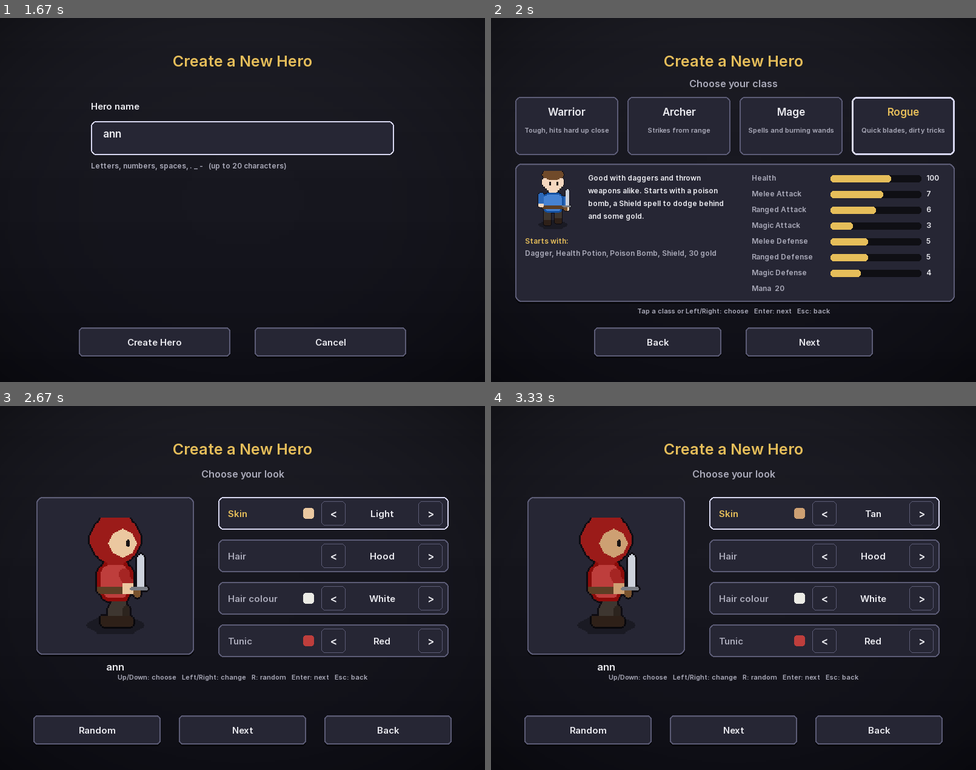
Above: before the commit, frames 1-4 (two rows, left to right).
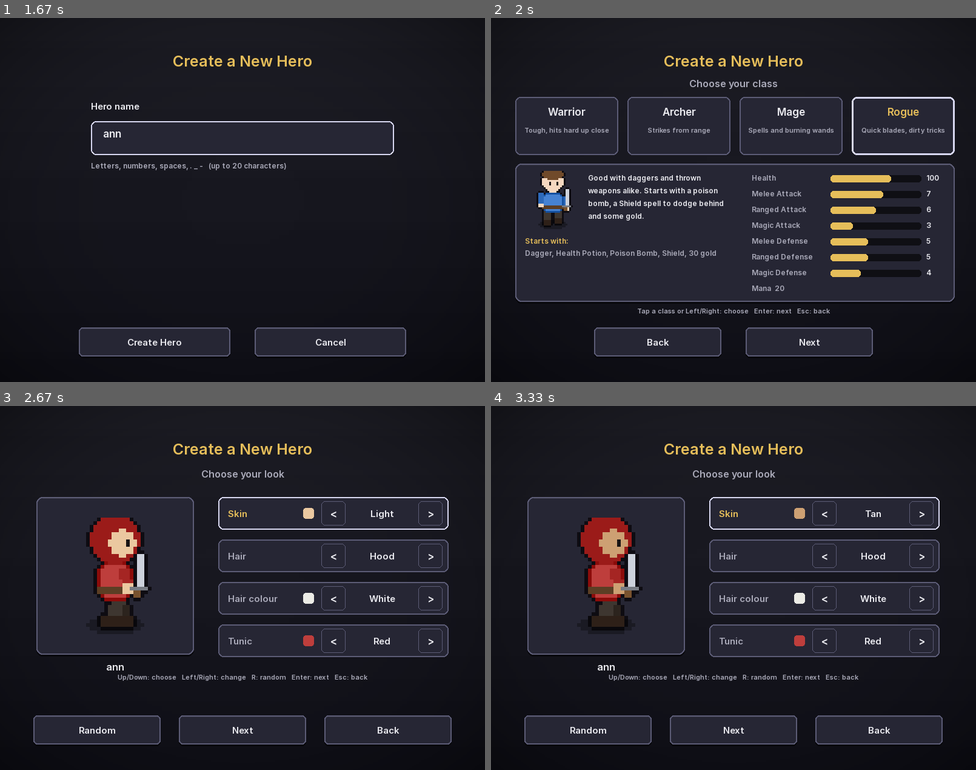
Above: after the commit, the same moments.

Repository: LucKaempfer/RPG_Ai
Game: pygame game, started from main.py
Two runs of this game, one before a commit and one after it. Both use one fixed random seed, a clock stepped at 60 frames per second and the inputs below.
Inputs (mouse positions are in pixels of both pictures, inside the frame that each line leads up to):
- Up to frame 1 (1.67 s): press the mouse at (242, 229) at 0.37 s; move the mouse to (300, 210) at 0.47 s; release the mouse at (354, 192) at 0.6 s; click (242, 341) at 0.72 s; press the mouse at (242, 232) at 1.03 s; move the mouse to (291, 192) at 1.13 s; release the mouse at (344, 152) at 1.27 s; type "ann" at 1.33 s
- Up to frame 2 (2 s): tap Enter at 1.67 s; type "a" at 1.88 s
- Up to frame 3 (2.67 s): tap Enter at 2.02 s; press the mouse at (97, 729) at 2.47 s; move the mouse to (150, 598) at 2.57 s
- Up to frame 4 (3.33 s): release the mouse at (694, 471) at 2.7 s; hold Right 2.77-3.23 s; move the mouse to (825, 555) at 3.32 s

Frame 1 is identical in both runs. In frame 2, 0.1% of the frame differs, in the area x 9-17%, y 42-57%; in frame 3, 0.4%, in the area x 17-32%, y 30-61%; in frame 4, 0.4%.

Commit message:
Drop the smoothing: hard pixel blocks when the window is enlarged
The Scale2x + smoothscale pipeline rounded sprite edges and softened
the picture. Enlarging now uses nearest-neighbour scaling (each canvas
pixel a solid block); only shrinking (phone menus) is still smoothed.
Big sprite views use plain pixel scaling with a one-pixel outline.

Co-Authored-By: Claude Opus 5.5 <noreply@anthropic.com>
Claude-Session: https://claude.ai/code/session_01JQPPBYK5yXeMXXkcSRQDHz

Diff:
--- a/pygame_rpg/assets.py
+++ b/pygame_rpg/assets.py
@@ -193,25 +193,22 @@
 
 def upscale(surf: pygame.Surface, size, outline=False) -> pygame.Surface:
     """``surf`` enlarged to ``size`` (an int for a square, or (w, h))
-    for a large view of a 32 px sprite: Scale2x (which rounds off the
-    stair steps of diagonal edges, so curves and slopes look drawn at
-    the higher resolution) while it fits, then plain pixel scaling for
-    the rest.  ``outline`` adds a thin dark outline (about half a
-    sprite pixel) so a big character stands out from the background."""
+    for a large view of a 32 px sprite, every sprite pixel a solid
+    block (no smoothing).  ``outline`` adds a dark outline one sprite
+    pixel thick so a big character stands out from the background."""
     w, h = (size, size) if isinstance(size, int) else size
-    while surf.get_width() * 2 <= w and surf.get_height() * 2 <= h:
-        surf = pygame.transform.scale2x(surf)
-    if surf.get_size() != (w, h):
-        surf = pygame.transform.scale(surf, (w, h))
     if outline:
-        line = pygame.mask.from_surface(surf).to_surface(
-            setcolor=SPRITE_OUTLINE + (255,), unsetcolor=(0, 0, 0, 0))
-        out = pygame.Surface((w, h), pygame.SRCALPHA)
-        d = max(1, w // 64)
-        for dx, dy in ((-d, 0), (d, 0), (0, -d), (0, d)):
+        sw, sh = surf.get_size()
+        mask = pygame.mask.from_surface(surf)
+        line = mask.to_surface(setcolor=SPRITE_OUTLINE + (255,),
+                               unsetcolor=(0, 0, 0, 0))
+        out = pygame.Surface((sw, sh), pygame.SRCALPHA)
+        for dx, dy in ((-1, 0), (1, 0), (0, -1), (0, 1)):
             out.blit(line, (dx, dy))
         out.blit(surf, (0, 0))
         surf = out
+    if surf.get_size() != (w, h):
+        surf = pygame.transform.scale(surf, (w, h))
     return surf
 
 
--- a/pygame_rpg/gui/display.py
+++ b/pygame_rpg/gui/display.py
@@ -9,10 +9,10 @@
 needs to know the window size.
 
 The scaling keeps the picture sharp: whenever the view is larger than
-the canvas shown, the canvas is first doubled with Scale2x (pixels stay hard,
-the stair steps of diagonal edges are rounded off) and only the rest is
-smoothed, instead of smoothing the whole way up, which made the old
-picture (text above all) look blurred.
+the canvas shown, every canvas pixel becomes a solid block of window
+pixels (nearest-neighbour, no smoothing filter), so pixel art and text
+stay crisp.  Only a view smaller than the canvas (menus on a phone) is
+smoothed, as dropping whole rows there would make text unreadable.
 
 The brightness and the fullscreen flag come from ``settings.current``
 (the settings screen changes them; F11 flips fullscreen and saves).
@@ -42,7 +42,6 @@
                 pygame.MOUSEBUTTONUP)
 TOUCH_BAR = 0.28   # least width of each control bar, x window height
 WIDE_HEIGHT = 420  # canvas height of wide screens on a touch screen
-SHRINK_BIAS = 2
 
 
 def fit_scale(desktop, canvas=None):
@@ -128,9 +127,6 @@
             self.touch.layout(self.laid_out_for, self.view, overlay=self.wide)
         self.scaled = pygame.Surface(self.view.size)
         self.boost = pygame.Surface(self.view.size)
-        cw, ch = self.active.get_size()
-        self.doubled = (pygame.Surface((cw * 2, ch * 2))
-                        if self.view.w > cw or self.view.h > ch else None)
 
     def canvas_for(self, screen):
         """The canvas ``screen`` draws on this frame: the wide one for a
@@ -197,23 +193,15 @@
         pygame.display.flip()
 
     def _scale(self):
-        """The active canvas into ``self.scaled`` (the view's size), sharply."""
-        if not self.doubled:   # view no larger than the canvas
-            if self.view.size == self.active.get_size():
-                self.scaled.blit(self.active, (0, 0))
-            else:
-                pygame.transform.smoothscale(self.active, self.view.size, self.scaled)
-            return
-        pygame.transform.scale2x(self.active, self.doubled)
-        if self.doubled.get_size() == self.view.size:
-            self.scaled.blit(self.doubled, (0, 0))
-            return
-        if self.doubled.get_width() > self.view.w:
-            # Shrinking with smoothscale rounds every colour down by 2-3
-            # levels; lift them by SHRINK_BIAS first so the frame does not
-            # come out darker (black stays black).
-            self.doubled.fill((SHRINK_BIAS,) * 3, special_flags=pygame.BLEND_RGB_ADD)
-        pygame.transform.smoothscale(self.doubled, self.view.size, self.scaled)
+        """The active canvas into ``self.scaled`` (the view's size):
+        hard pixel blocks when enlarging, smoothed only when shrinking."""
+        size = self.active.get_size()
+        if self.view.size == size:
+            self.scaled.blit(self.active, (0, 0))
+        elif self.view.w >= size[0] and self.view.h >= size[1]:
+            pygame.transform.scale(self.active, self.view.size, self.scaled)
+        else:
+            pygame.transform.smoothscale(self.active, self.view.size, self.scaled)
 
     def update(self, dt, screen_name):
         """Once per frame: which screen is shown (the touch buttons
--- a/tests/test_sharp.py
+++ b/tests/test_sharp.py
@@ -1,4 +1,4 @@
-"""Sharp picture: the game font, Scale2x window scaling, big sprites and
+"""Sharp picture: the game font, unsmoothed window scaling, big sprites and
 the shared panel / bar / background drawing."""
 import pygame
 import pytest
@@ -38,14 +38,16 @@
     assert display.window.get_at((22, 20))[:3] == (0, 0, 0)
 
 
-def test_odd_size_window_keeps_colours(display):
+def test_odd_size_window_has_no_smoothing(display):
     display.window = pygame.display.set_mode((1200, 900))
     display._layout()
-    for colour in ((0, 0, 0), (22, 22, 30), (230, 190, 90)):
-        display.canvas.fill(colour)
-        display.present()
-        shown = display.window.get_at(display.view.center)[:3]
-        assert all(abs(a - b) <= 3 for a, b in zip(shown, colour)), (colour, shown)
+    display.canvas.fill((22, 22, 30))
+    display.canvas.fill((255, 255, 255), (100, 100, 3, 3))
+    display.present()
+    # Only the two colours of the canvas reach the window: no blur.
+    seen = {tuple(display.window.get_at((x, y))[:3])
+            for x in range(140, 165) for y in range(140, 165)}
+    assert seen == {(22, 22, 30), (255, 255, 255)}
 
 
 def test_upscale_sizes_and_outline(display):
--- a/tests/test_touch.py
+++ b/tests/test_touch.py
@@ -161,8 +161,7 @@
     d.present()
     (cx, cy), _ = d.touch.pad
     assert d.window.get_at((cx, cy))[:3] == touch.PAD_COLOR
-    r, g, b = d.window.get_at(d.view.center)[:3]
-    assert r >= 250 and g == b == 0      # sharp scaling may round a little
+    assert d.window.get_at(d.view.center)[:3] == (255, 0, 0)
 
 
 def test_dungeon_walks_on_the_pad_and_names_the_buttons(touch_display):
Not shown, changed: DEVELOPMENT.md
